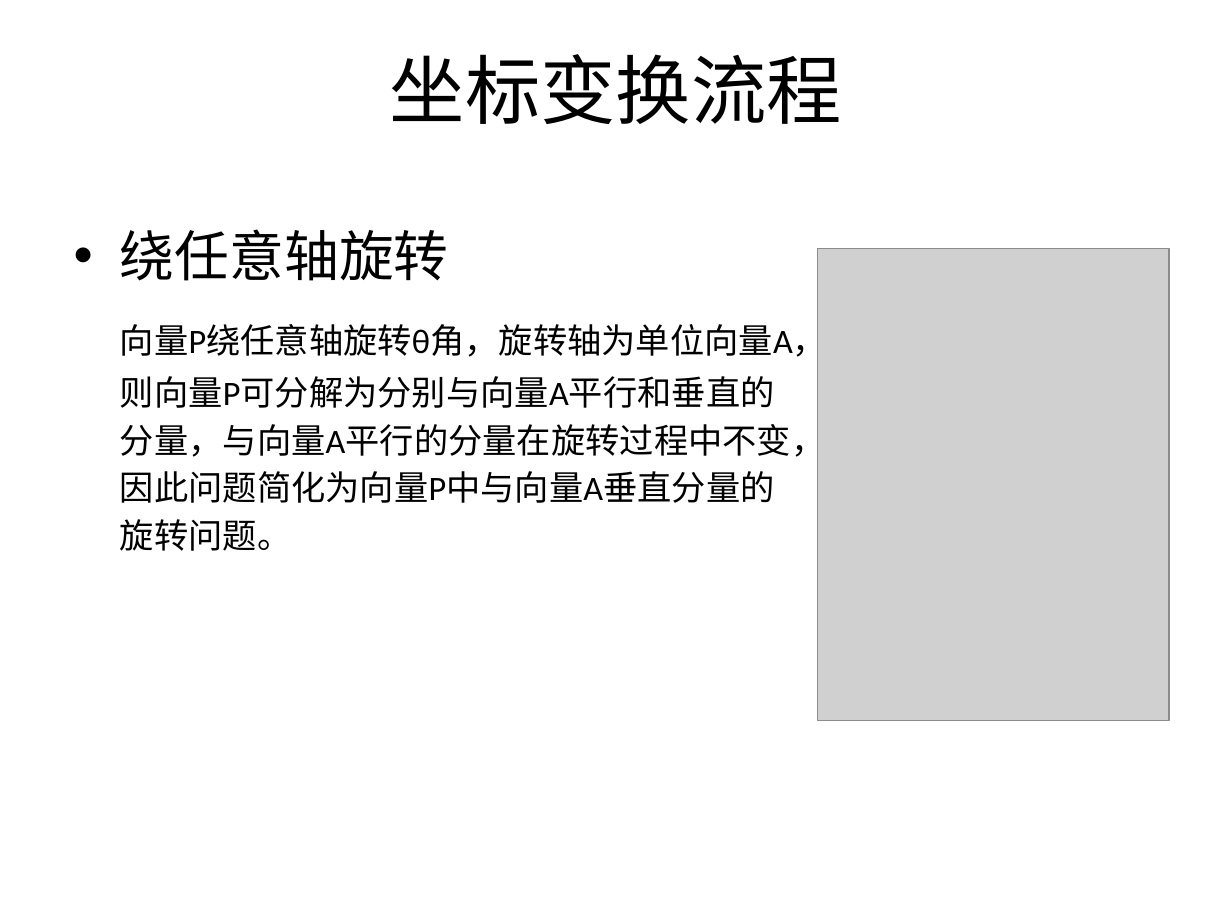
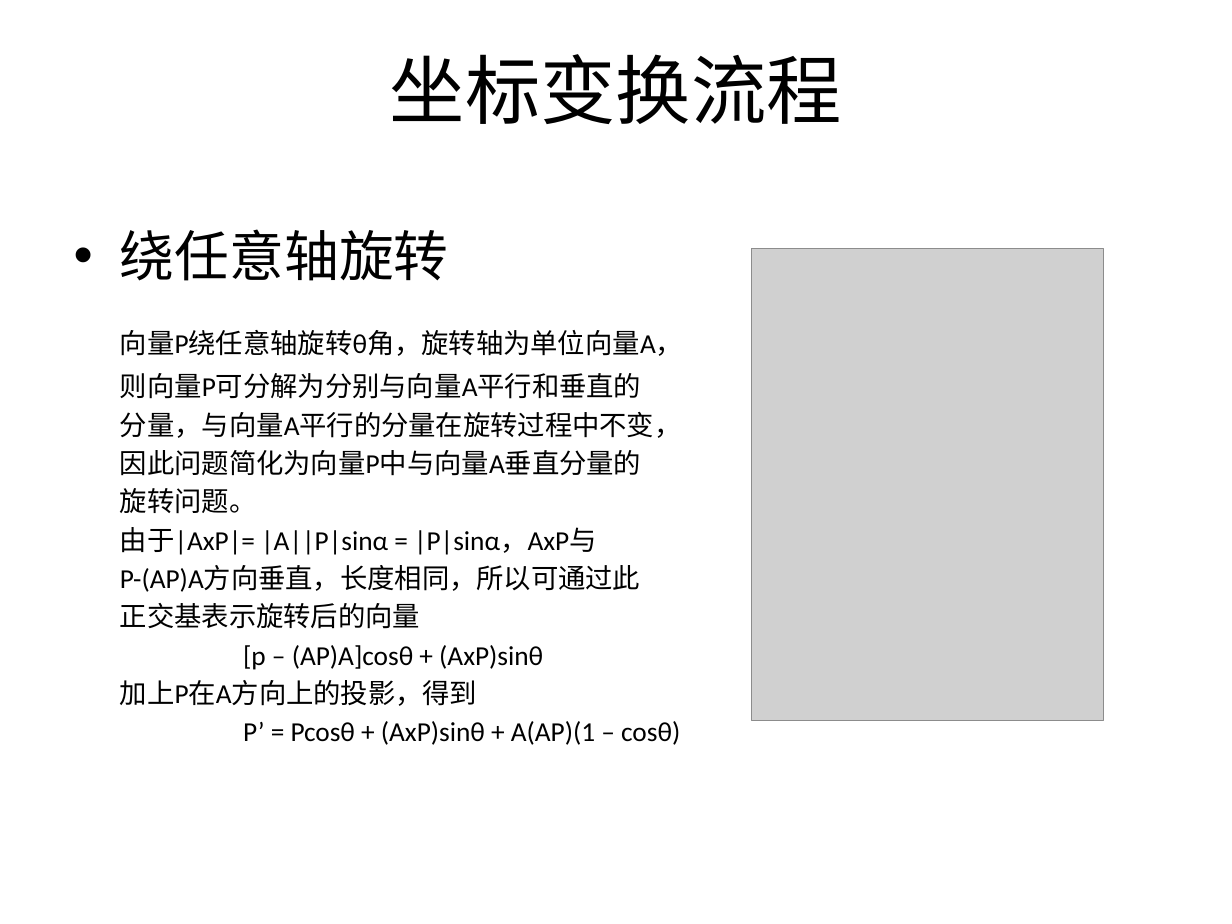
Before and after one commit to SeventhMage/MagicX, a slide deck: slide 17 of SoftEngine/doc/SoftwareRender.pptx. Drawn at 1232x924 pixels with LibreOffice and Linux fonts; fonts in the diff are those of the drawing; grey boxes stand for pictures; background and template pictures are left out. Boxes give left, top, right and bottom in pixels: in the first picture for what was removed or moved away, otherwise in the second. Text is boxed around its words. In the diff, an @@ line names an element or a change of style, - is before the commit and + after.

```diff
--- a/SoftEngine/doc/SoftwareRender.pptx
+++ b/SoftEngine/doc/SoftwareRender.pptx
@@ picture: place and size @@
-picture at <box>818,249,1169,721</box>
+picture at <box>752,249,1103,721</box>
@@ text at <box>120,330,683,514</box>: size 20 to 16 pt in "向量P绕任意轴旋转θ角，旋转轴为单位向量A，", "则向量P可分解为分别与向量A平行和垂直的", "分量，与向量A平行的分量在旋转过程中不变，", "因此问题简化为向量P中与向量A垂直分量的" and 1 more places @@
@@ text at <box>120,527,680,745</box>: paragraphs added @@
+由于|AxP|= |A||P|sinα = |P|sinα，AxP与
+P-(AP)A方向垂直，长度相同，所以可通过此
+正交基表示旋转后的向量
+[p – (AP)A]cosθ + (AxP)sinθ
+加上P在A方向上的投影，得到
+P’ = Pcosθ + (AxP)sinθ + A(AP)(1 – cosθ)
```
Also in this commit, not shown: 4 other slides changed, 3 slides removed.
